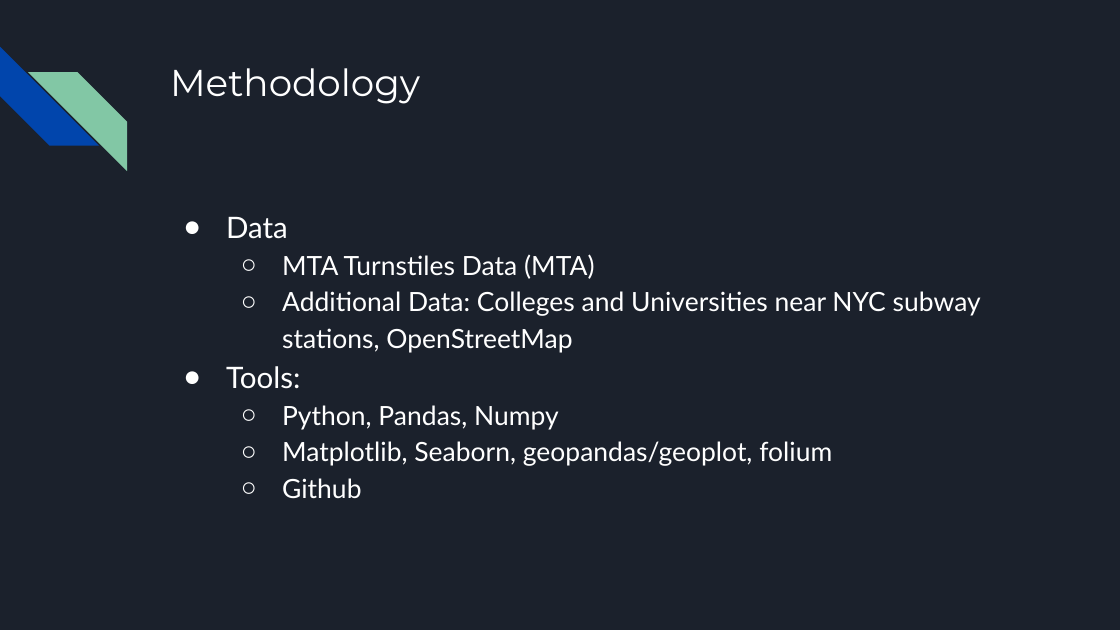
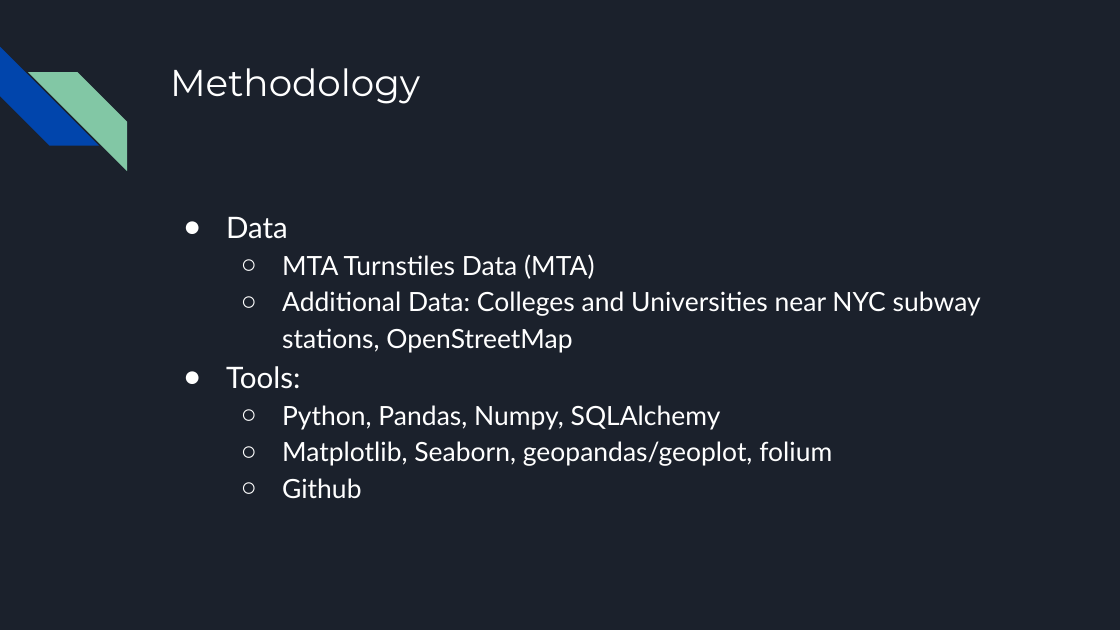
Before and after one commit to hancc1006/Metis_MTA_EDA_Project, a slide deck: slide 3 of Project EDA - Final/MTA Traffic Analysis for Esport Team Cheetah.pptx. Drawn at 1120x630 pixels with LibreOffice and Linux fonts; fonts in the diff are those of the drawing. Boxes give left, top, right and bottom in pixels: in the first picture for what was removed or moved away, otherwise in the second. Text is boxed around its words. In the diff, an @@ line names an element or a change of style, - is before the commit and + after.

```diff
--- a/Project EDA - Final/MTA Traffic Analysis for Esport Team Cheetah.pptx
+++ b/Project EDA - Final/MTA Traffic Analysis for Esport Team Cheetah.pptx
@@ text at box(282, 405, 721, 430): text changed @@
-  ○ Python, Pandas, Numpy
+  ○ Python, Pandas, Numpy, SQLAlchemy
```
Also in this commit, not shown: 1 other file.
